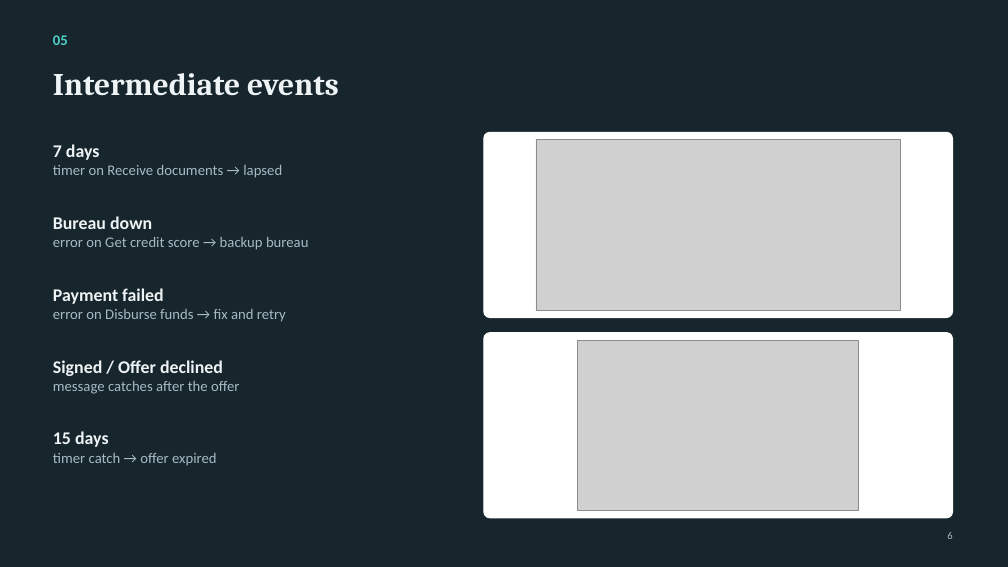
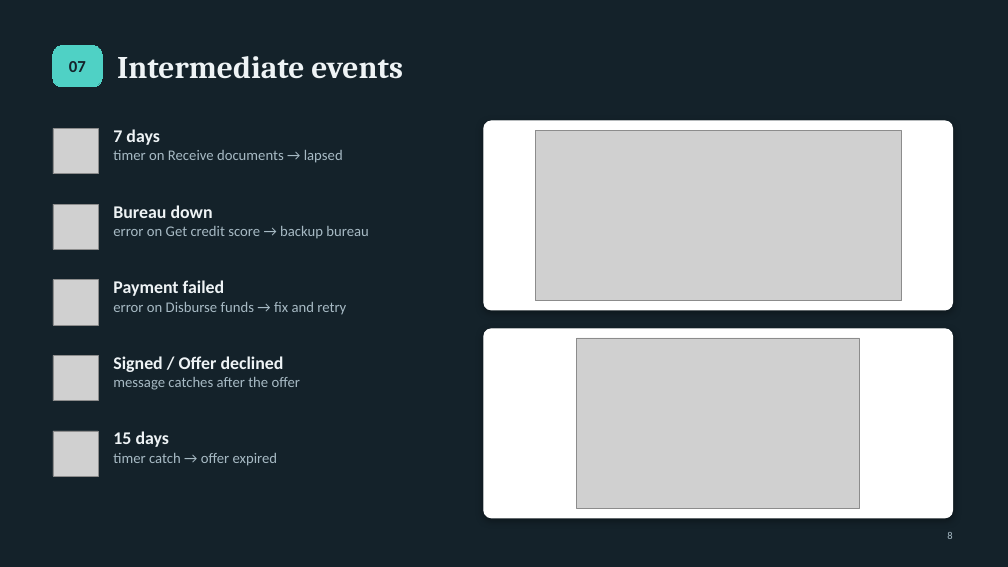
Before and after one commit to NoThisIsVIN/WFA_Assignment, a slide deck: slide 8 of Assignment3_Loan/Loan_Presentation.pptx (slide 6 before the commit). Drawn at 1008x567 pixels with LibreOffice and Linux fonts; fonts in the diff are those of the drawing; grey boxes stand for pictures. Boxes give left, top, right and bottom in pixels: in the first picture for what was removed or moved away, otherwise in the second. Text is boxed around its words. In the diff, an @@ line names an element or a change of style, - is before the commit and + after.

Commit message:
updated ppt

```diff
--- a/Assignment3_Loan/Loan_Presentation.pptx
+++ b/Assignment3_Loan/Loan_Presentation.pptx
@@ background #17252C to #14222A @@
@@ text removed at (53,35,68,45) @@
-05
@@ rounded rectangle added at (53,45,102,87), fill #4FD1C5, outline #4FD1C5 0.75 pt, 16 pt, text #14222A, bold @@
+07
@@ title "Intermediate events": place and size @@
-title "Intermediate events" at (53,73,339,96)
+title "Intermediate events" at (117,56,403,79)
@@ picture added at (53,129,98,174) @@
@@ text "7 days": place and size @@
-text "7 days" at (53,144,282,178)
+text "7 days" at (113,129,343,163)
@@ rounded rectangle: place and size @@
-rounded rectangle at (484,132,953,318)
+rounded rectangle at (484,121,953,310)
@@ rounded rectangle at (484,121,953,310): shadow on; proportions changed @@
@@ picture: place and size @@
-picture at (536,140,901,310)
+picture at (535,130,901,301)
@@ picture added at (53,204,98,250) @@
@@ text "Bureau down": place and size @@
-text "Bureau down" at (53,216,308,250)
+text "Bureau down" at (113,205,368,239)
@@ picture added at (53,280,98,325) @@
@@ text "Payment failed": place and size @@
-text "Payment failed" at (53,288,286,322)
+text "Payment failed" at (113,280,346,315)
@@ rounded rectangle: place and size @@
-rounded rectangle at (484,333,953,518)
+rounded rectangle at (484,329,953,518)
@@ rounded rectangle at (484,329,953,518): shadow on; proportions changed @@
@@ picture added at (53,355,98,401) @@
@@ text "Signed / Offer declined": place and size @@
-text "Signed / Offer declined" at (53,360,239,394)
+text "Signed / Offer declined" at (113,356,300,390)
@@ picture added at (53,431,98,476) @@
@@ text "15 days": place and size @@
-text "15 days" at (53,431,217,466)
+text "15 days" at (113,431,278,466)
```
Also in this commit, not shown: 8 other slides changed, 2 slides added.
